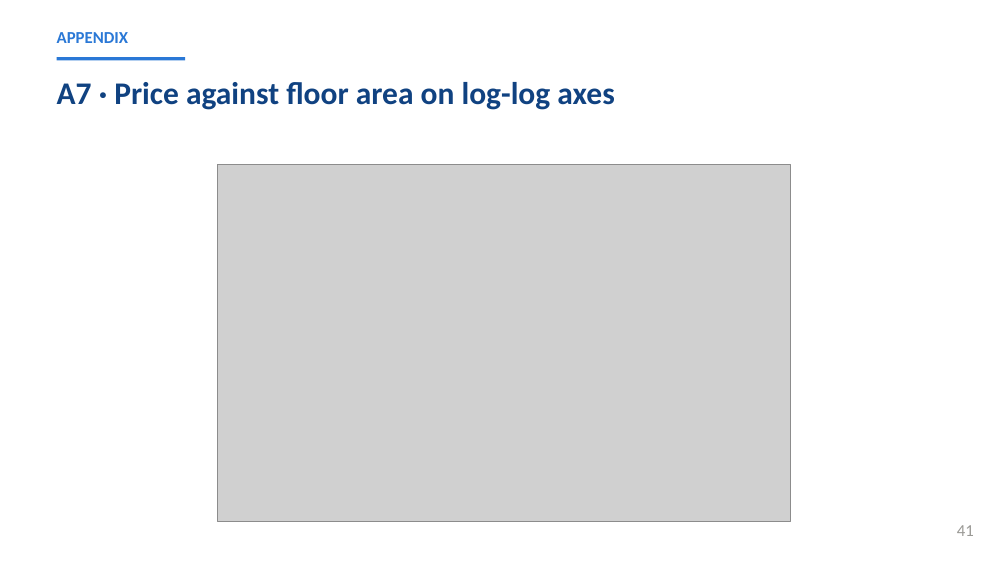
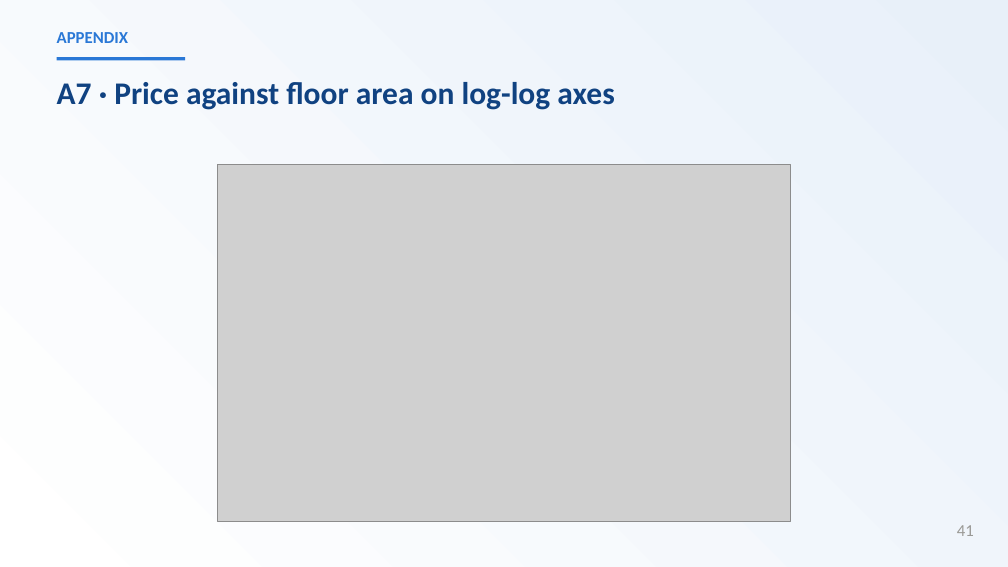
Before and after one commit to GiladAviv/LondonFlipFinder, a slide deck: slide 41 of presentation.pptx. Drawn at 1008x567 pixels with LibreOffice and Linux fonts; fonts in the diff are those of the drawing; grey boxes stand for pictures. Boxes give left, top, right and bottom in pixels: in the first picture for what was removed or moved away, otherwise in the second. Text is boxed around its words. In the diff, an @@ line names an element or a change of style, - is before the commit and + after.

```diff
--- a/presentation.pptx
+++ b/presentation.pptx
@@ rectangle added at [0, 0, 1008, 567], fill gradient #FFFFFF to #E8F0F9 @@
```
Also in this commit, not shown: 47 other slides changed, 7 other files.
